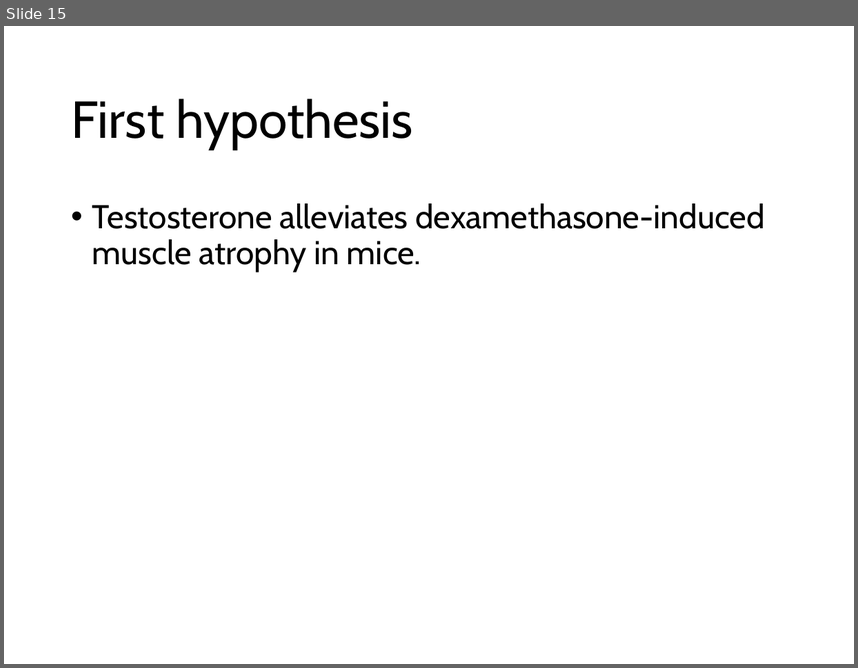
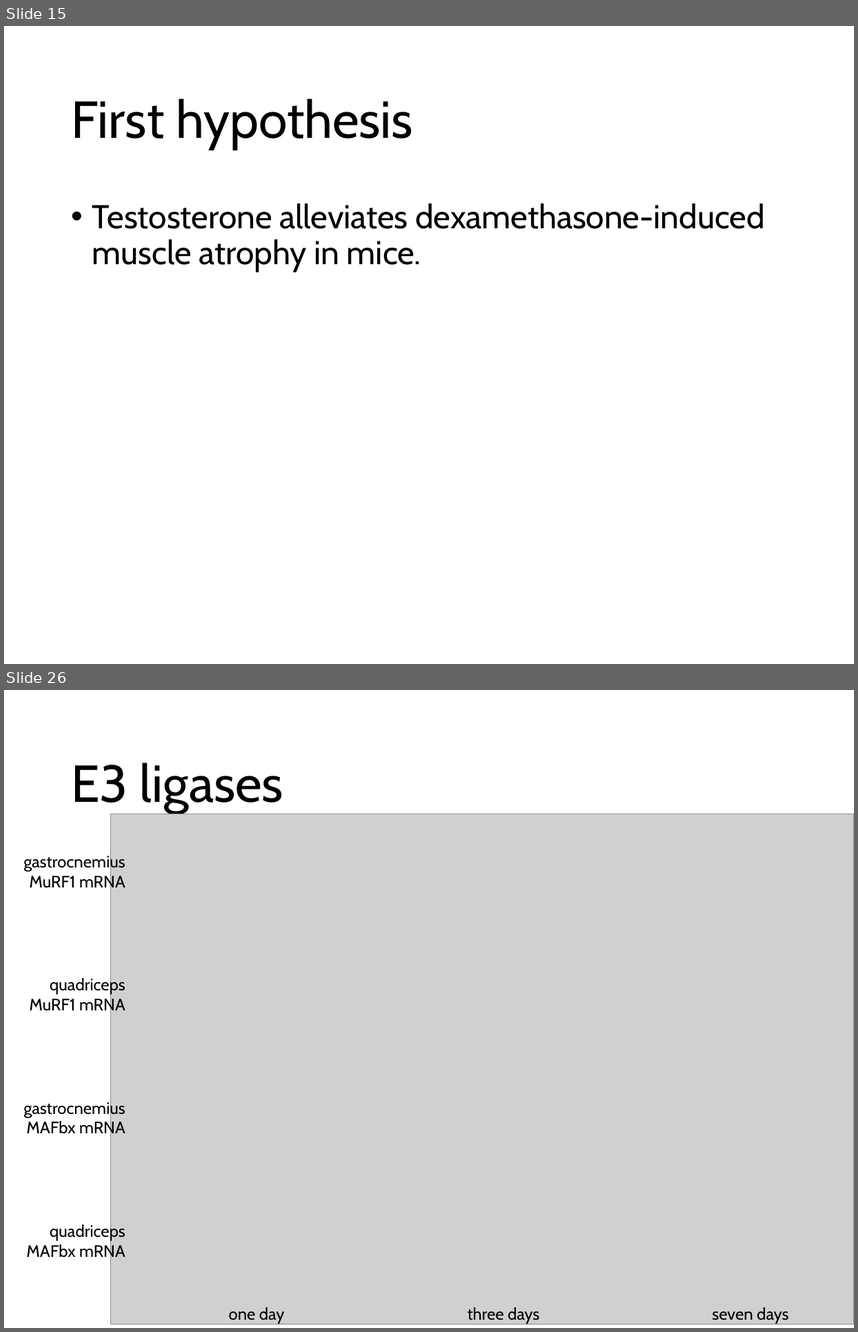
Before and after one commit to nvalexander/dissertation, a slide deck: defense.pptx. Shown one above the other, each under a label of ours: slide 15 before the commit, slides 15 and 26 after it; the slides between them are not shown. The pictures are 858x668 and 858x1332 pixels, drawn with LibreOffice and Linux fonts; fonts in the diff are those of the drawing; grey boxes stand for pictures. Boxes give left, top, right and bottom in pixels: in the first picture for what was removed or moved away, otherwise in the second. Text is boxed around its words. In the diff, an @@ line names an element or a change of style, - is before the commit and + after.

```diff
--- a/defense.pptx
+++ b/defense.pptx
@@ slide 26 added at box(4, 690, 854, 1328), background #FFFFFF @@
@@ title added at box(71, 762, 283, 813), 44 pt, text #000000 @@
+E3 ligases
@@ picture added at box(111, 814, 854, 1324) @@
@@ text added at box(24, 854, 125, 891), 14 pt, text #000000 @@
+gastrocnemius MuRF1 mRNA
@@ text added at box(30, 976, 125, 1015), 14 pt, text #000000 @@
+quadriceps MuRF1 mRNA
@@ text added at box(24, 1099, 125, 1138), 14 pt, text #000000 @@
+gastrocnemius MAFbx mRNA
@@ text added at box(27, 1222, 125, 1261), 14 pt, text #000000 @@
+quadriceps MAFbx mRNA
@@ text added at box(229, 1307, 284, 1323), 14 pt, text #000000 @@
+one day
@@ text added at box(468, 1307, 539, 1323), 14 pt, text #000000 @@
+three days
@@ text added at box(712, 1307, 789, 1323), 14 pt, text #000000 @@
+seven days
```
Also in this commit, not shown: 18 other slides added, 3 other files.
